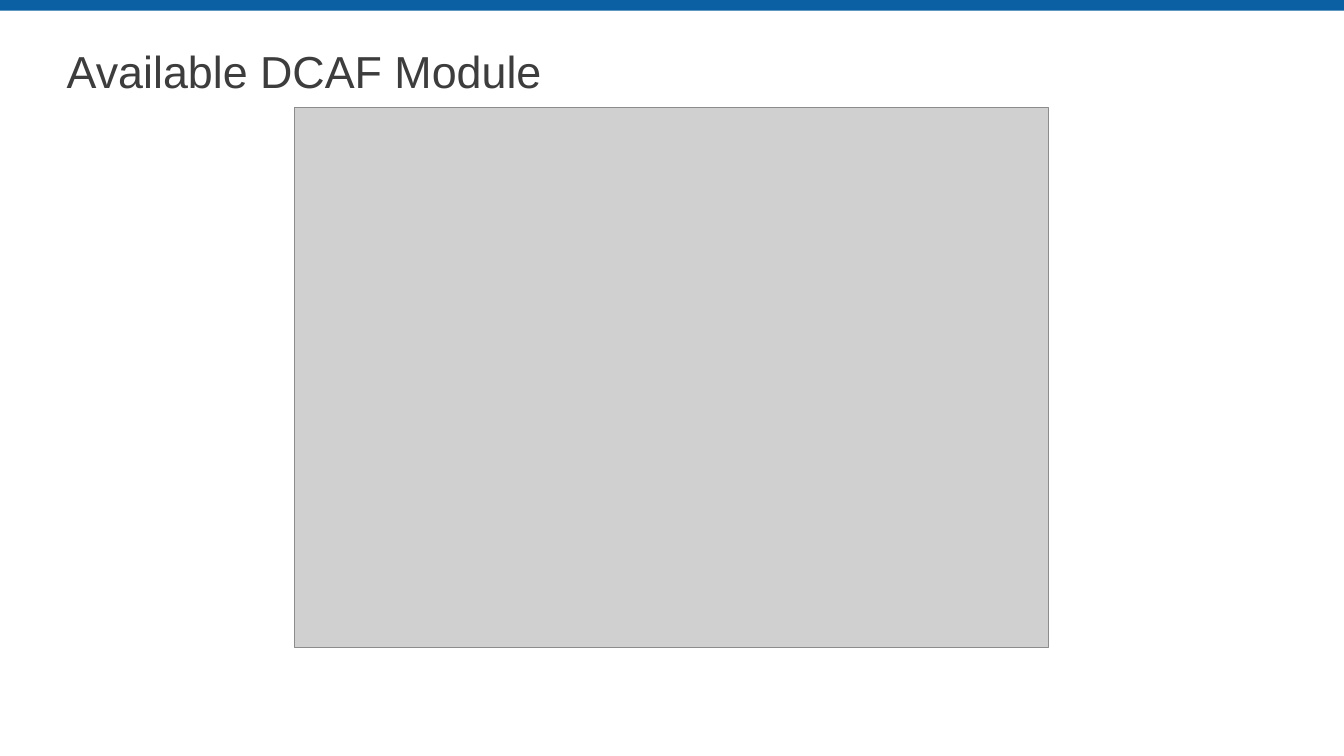
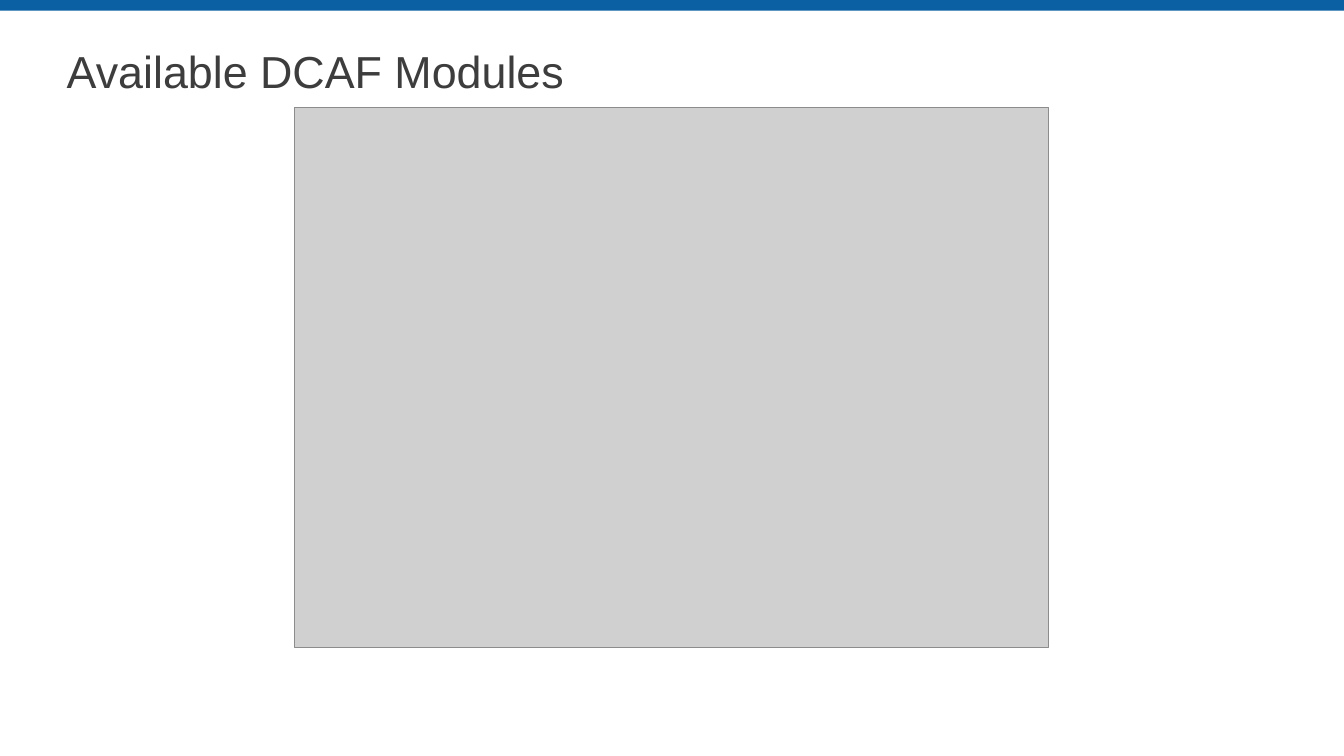
Before and after one commit to LabVIEW-DCAF/Documentation, a slide deck: slide 12 of Trunk/Getting Started Material/DCAF Training/5 Module Reuse.pptx. Drawn at 1344x756 pixels with LibreOffice and Linux fonts; fonts in the diff are those of the drawing; grey boxes stand for pictures; background and template pictures are left out. Boxes give left, top, right and bottom in pixels: in the first picture for what was removed or moved away, otherwise in the second. Text is boxed around its words. In the diff, an @@ line names an element or a change of style, - is before the commit and + after.

Commit message:
Formatting changes
Layout changes to the Module Reuse and Static Modules sections

```diff
--- a/Trunk/Getting Started Material/DCAF Training/5 Module Reuse.pptx
+++ b/Trunk/Getting Started Material/DCAF Training/5 Module Reuse.pptx
@@ title at (67, 55, 563, 89): text changed @@
-Available DCAF Module
+Available DCAF Modules
```
Also in this commit, not shown: 4 other slides changed, 1 slide added, 1 slide removed, 1 other file.
